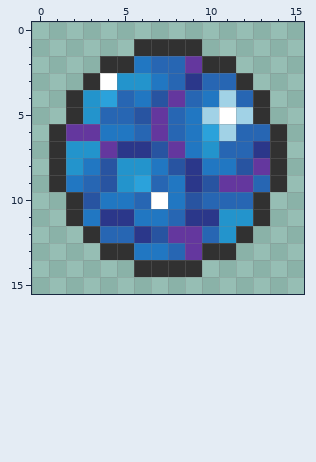
One commit to this pixel-art sprite: source/_images/legends_wiki/items/cosmic_orb.png. Above, as it was before the edit.
Colours within 5 levels of each other are drawn and written as one.
New version:
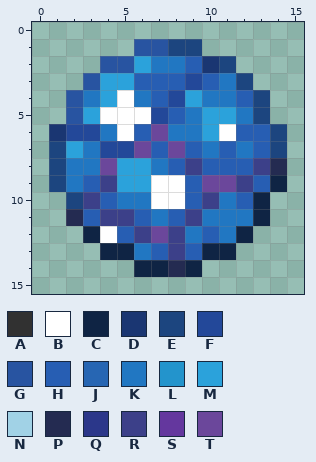
Palette (. is transparent): A #313131  B #ffffff  C #0f2444  D #1a3672  E #1c457f  F #234899  G #2854a1  H #275eb3  J #2766b3  K #2177c2  L #2394cc  M #2ba2db  N #a1d2e6  P #242b51  Q #2b378a  R #3c4089  S #64379e  T #6b479b
Diff:
file 16x16 -> 64x64 pixels (blocks of 1x1 -> 4x4; one block is one cell here)
Changed rows in their new state; - is an unchanged pixel.
first column x 1:
 1 -----GGEE-----
 2 ---GGMKKHDE---
 3 --GMMHHHFHKE--
 4 -GK-B-HFM-KHE-
 5 -GMBBBFH-MMKE-
 6 DFF-BHTK--BHHE
 7 EMKFFTHTHKHKHE
 8 EK-TMM-HRHHHRP
 9 E-HRM-BBHTTRHC
10 -ERH-K-BHRKHC-
11 -PHRRH-HRKKKC-
12 --CBHRTRKHKC--
13 ---CC-HRHCC---
14 -----CCPC-----
Where, in picture pixels (left, top, right, bottom), the same in both pictures:
changed: (49, 39, 287, 277)
